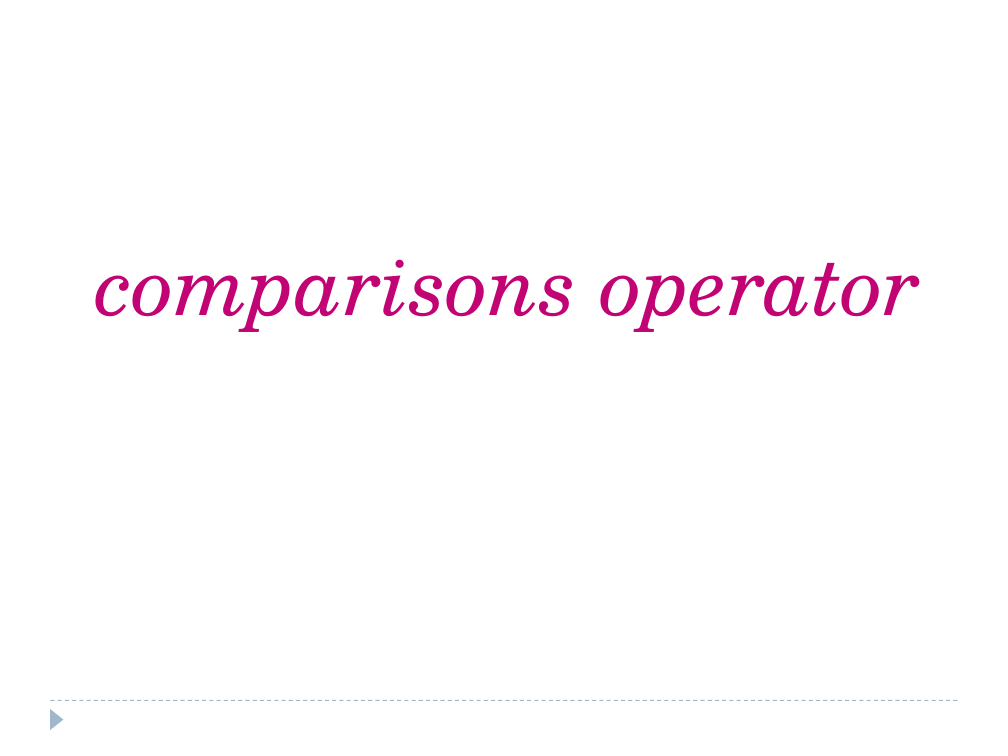
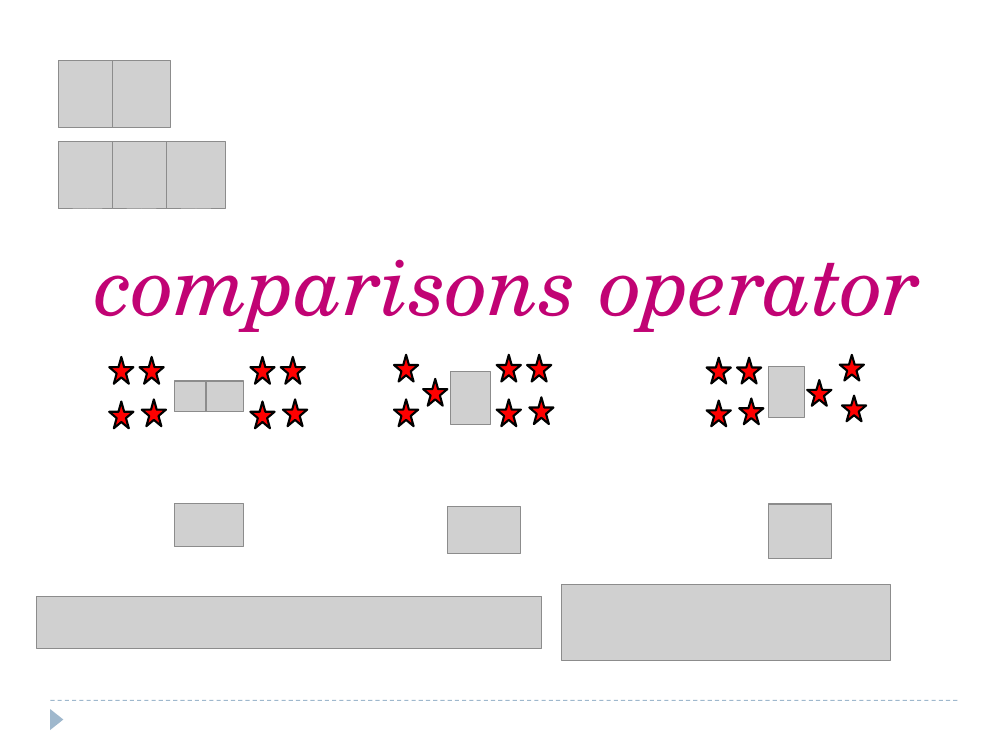
Before and after one commit to saleelgithub/PPTs, a slide deck: slide 81 of AWP PPT - JavaScript.pptx (slide 82 before the commit). Drawn at 1008x756 pixels with LibreOffice and Linux fonts; fonts in the diff are those of the drawing; grey boxes stand for pictures. Boxes give left, top, right and bottom in pixels: in the first picture for what was removed or moved away, otherwise in the second. Text is boxed around its words. In the diff, an @@ line names an element or a change of style, - is before the commit and + after.

```diff
--- a/AWP PPT - JavaScript.pptx
+++ b/AWP PPT - JavaScript.pptx
@@ picture added at (x1=58, y1=60, x2=117, y2=128) @@
@@ picture added at (x1=112, y1=60, x2=170, y2=128) @@
@@ picture added at (x1=58, y1=142, x2=117, y2=210) @@
@@ picture added at (x1=112, y1=142, x2=170, y2=210) @@
@@ picture added at (x1=167, y1=142, x2=226, y2=210) @@
@@ group added at (x1=109, y1=357, x2=307, y2=428): 8 stars, 2 pictures @@
@@ group added at (x1=394, y1=355, x2=553, y2=426): 7 stars, 1 picture @@
@@ group added at (x1=707, y1=355, x2=866, y2=426): 7 stars, 1 picture @@
@@ picture added at (x1=174, y1=504, x2=244, y2=546) @@
@@ picture added at (x1=448, y1=507, x2=520, y2=554) @@
@@ picture added at (x1=768, y1=504, x2=832, y2=558) @@
@@ picture added at (x1=36, y1=597, x2=542, y2=648) @@
@@ picture added at (x1=561, y1=585, x2=890, y2=660) @@
```
Also in this commit, not shown: 9 other slides changed, 1 slide added, 1 slide removed, 2 other files.
